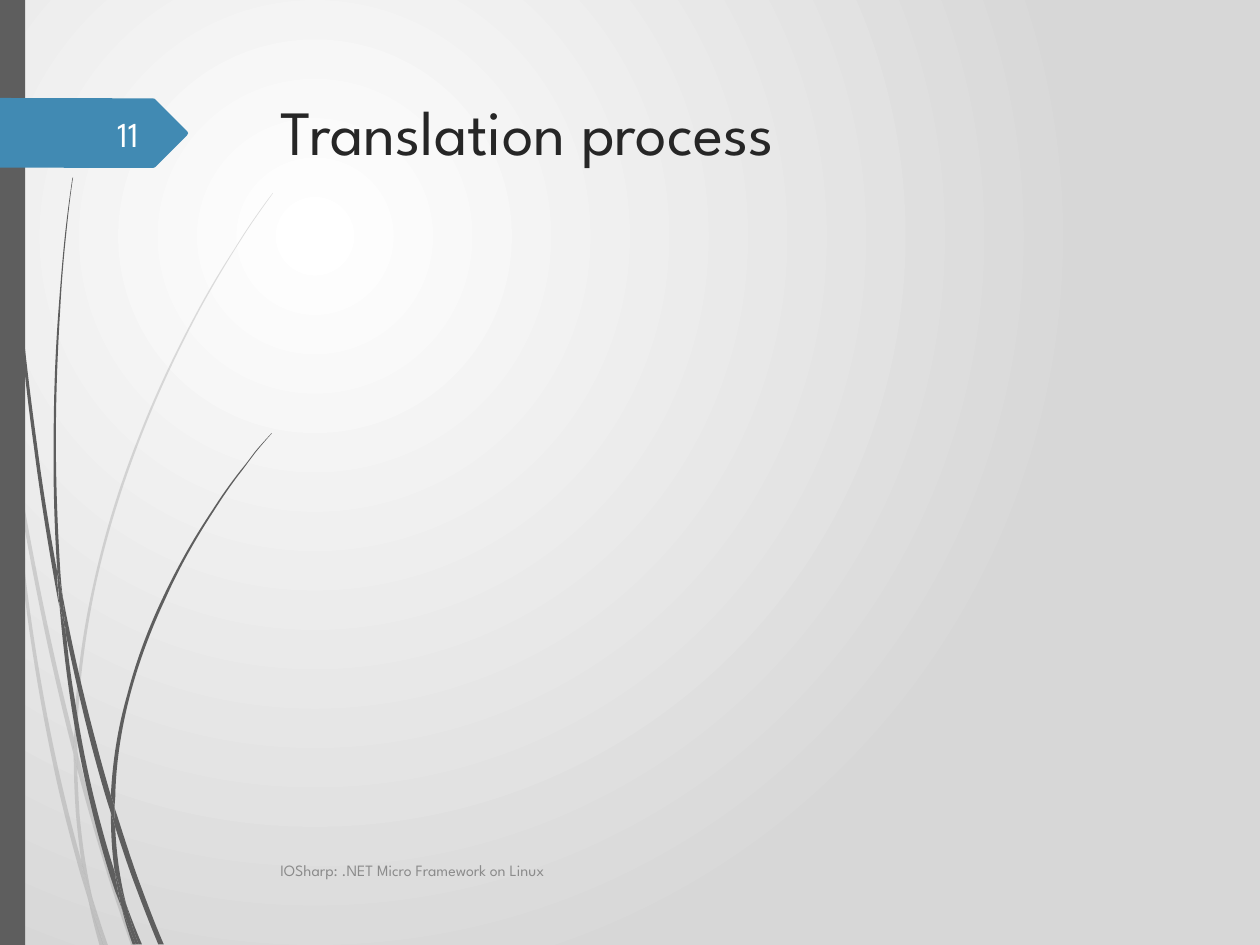
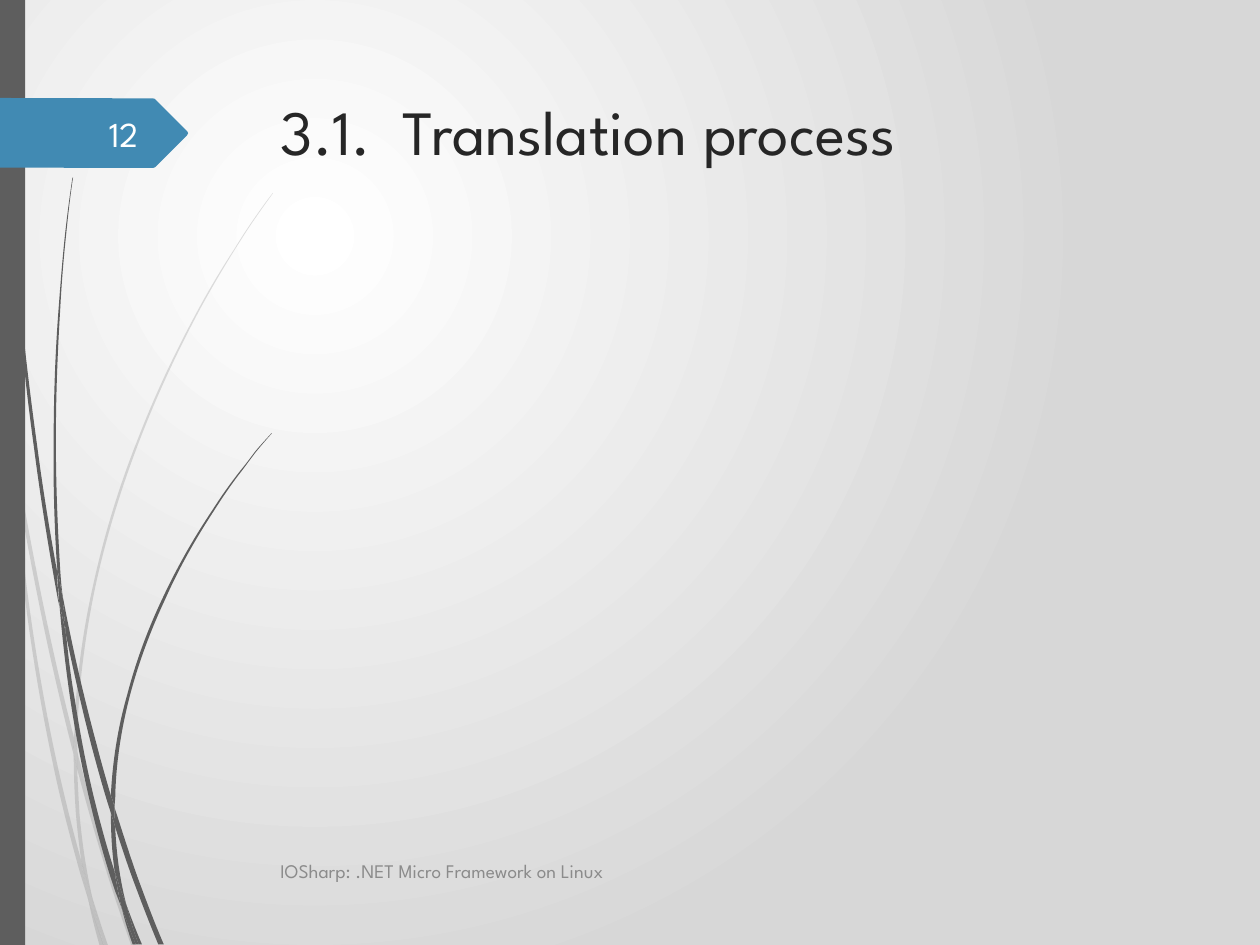
Before and after one commit to GerardSoleCa/BachelorThesisMisc, a slide deck: slide 12 of ThesisDoc/IOSharp.pptx (slide 11 before the commit). Drawn at 1260x945 pixels with LibreOffice and Linux fonts; fonts in the diff are those of the drawing; background and template pictures are left out. Boxes give left, top, right and bottom in pixels: in the first picture for what was removed or moved away, otherwise in the second. Text is boxed around its words. In the diff, an @@ line names an element or a change of style, - is before the commit and + after.

```diff
--- a/ThesisDoc/IOSharp.pptx
+++ b/ThesisDoc/IOSharp.pptx
@@ title at box(281, 111, 895, 168): text changed @@
-Translation process
+3.1. Translation process
@@ page number at box(109, 123, 139, 147): text changed @@
-11
+12
@@ text "IOSharp: .NET Micro Framework on ..." at box(280, 865, 603, 882): size 9 to 11 pt @@
```
Also in this commit, not shown: 15 other slides changed, 1 slide added, 11 other files.
